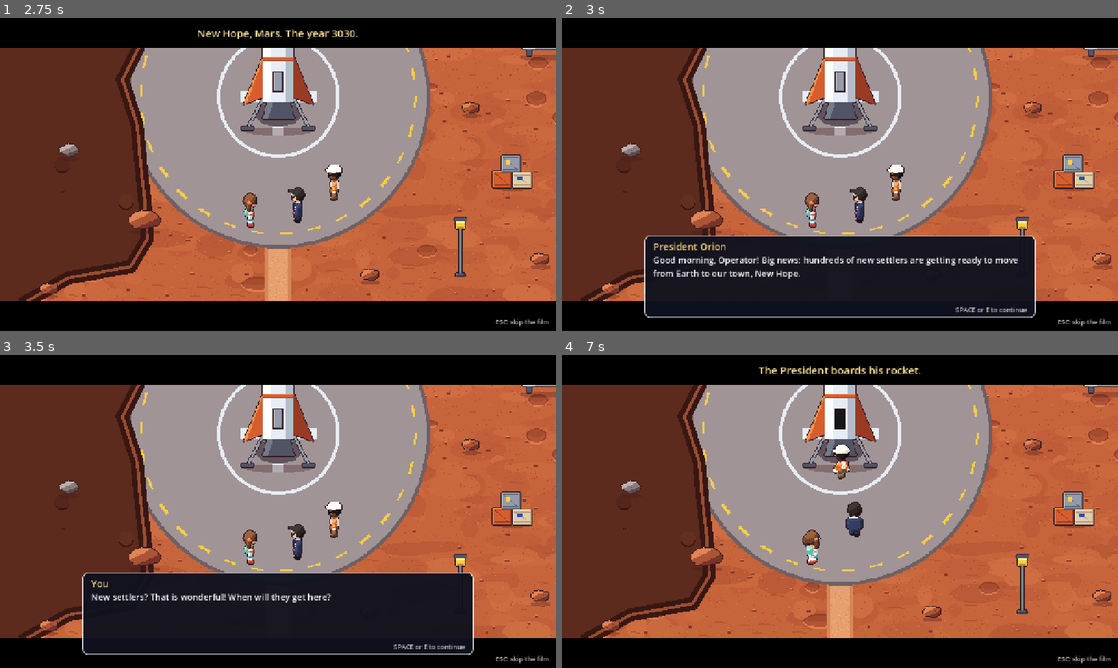
Above: before the commit, frames 1-4 (two rows, left to right).
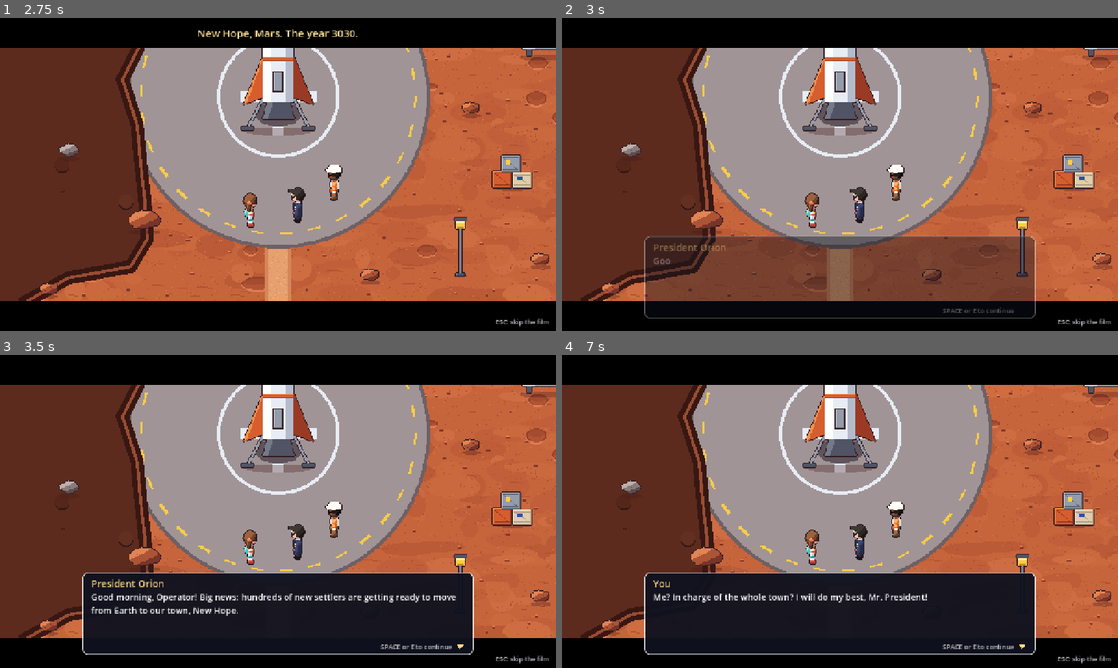
Above: after the commit, the same moments.

Repository: TheReaLegolas/nasa-spaceapps-1
Game: Godot game, scene res://scenes/title.tscn
Same seed, same stepped clock (60 frames per second), same inputs: the game is played once before the commit and once after it.
Inputs (mouse positions are in pixels of both pictures, inside the frame that each line leads up to):
- Up to frame 1 (2.75 s): click "START" at 0.5 s; click "Skip" at 1.25 s; tap Enter at 2 s; move the mouse to (400, 158) at 2.02 s; hold D (move_right) from 2.03 s (still down); hold E (interact) from 2.03 s (still down); click (400, 158) at 2.17 s; tap Space (ui_select) at 2.27 s
- Up to frame 2 (3 s): tap Space (ui_select) at 2.75 s; move the mouse to (728, 190) at 2.77 s; release D (move_right) at 2.78 s; release E (interact) at 2.78 s; hold S (move_down) from 2.78 s (still down); tap E (interact) at 2.85 s; click (728, 190) at 2.92 s
- Up to frame 3 (3.5 s): keep holding S (move_down); tap Space (ui_select) at 3.02 s
- Up to frame 4 (7 s): tap Enter at 3.5, 5 s; move the mouse to (895, 442) at 3.52 s; release S (move_down) at 3.53 s; hold D (move_right) 3.53-4.28 s; hold E (interact) 3.53-4.28 s; tap N at 3.6, 5.85 s; click (895, 442) at 3.67 s; tap Space (ui_select) at 4.25, 4.52, 5.27, 5.75, 6.02 s; move the mouse to (812, 574) at 4.27 s; hold W (move_up) 4.28-5.03 s; tap E (interact) at 4.35, 6.05 s; click (812, 574) at 4.42 s; move the mouse to (1006, 558) at 5.02 s; hold E (interact) 5.03-5.78 s; hold A (move_left) 5.03-6.53 s; click (1006, 558) at 5.17 s; move the mouse to (673, 464) at 5.77 s; click (673, 464) at 5.92 s; move the mouse to (867, 511) at 6.52 s; hold S (move_down) from 6.53 s (still down); hold E (interact) from 6.53 s (still down); click (867, 511) at 6.67 s

Frame 1 is identical in both runs. In frame 2, 15% of the frame differs, in the area x 14-86%, y 69-96%; in frame 3, 1.5%; in frame 4, 20%, in the area x 14-86%, y 3-96%.

Commit message:
Type dialog and tour text letter by letter
Dialog and tour text now appear at about 45 letters per second with short
pauses after sentences and commas, and a soft blip every few letters. The
first press finishes the line, the next press moves on. A bobbing marker
shows when a line is complete, and the dialog box fades and slides in when
it opens.

Diff:
--- a/scripts/hud.gd
+++ b/scripts/hud.gd
@@ -7,6 +7,81 @@
 
 const MinimapScript = preload("res://scripts/minimap.gd")
 const GOLD := Color(1.0, 0.85, 0.5)
+const TYPE_SPEED := 45.0
+const DIALOG_POS := Vector2(190, 500)
+
+
+class Typer extends RefCounted:
+	var label: Label
+	var text := ""
+	var shown := 0
+	var wait := 0.0
+	var letters := 0
+
+	func start(p_label: Label, p_text: String) -> void:
+		label = p_label
+		text = p_text
+		label.text = p_text
+		shown = 0
+		wait = 0.0
+		letters = 0
+		label.visible_characters = 0
+
+	func typing() -> bool:
+		return label != null and shown < text.length()
+
+	func finish() -> void:
+		if label == null:
+			return
+		shown = text.length()
+		label.visible_characters = -1
+
+	func step(delta: float, speed: float) -> bool:
+		if not typing():
+			return false
+		if speed <= 0.0:
+			finish()
+			return false
+		var blip := false
+		wait -= delta
+		while wait <= 0.0 and shown < text.length():
+			var c: String = text[shown]
+			shown += 1
+			wait += 1.0 / speed
+			var next := " "
+			if shown < text.length():
+				next = text[shown]
+			if ".!?".contains(c) and (next == " " or next == "\n"):
+				wait += 0.25
+			elif c == "," and next == " ":
+				wait += 0.1
+			if c != " " and c != "\n":
+				letters += 1
+				if letters % 3 == 1:
+					blip = true
+		if shown >= text.length():
+			label.visible_characters = -1
+		else:
+			label.visible_characters = shown
+		return blip
+
+
+class NextMarker extends Control:
+	var t := 0.0
+
+	func _ready() -> void:
+		mouse_filter = Control.MOUSE_FILTER_IGNORE
+		size = Vector2(18, 16)
+
+	func _process(delta: float) -> void:
+		if visible:
+			t += delta
+			queue_redraw()
+
+	func _draw() -> void:
+		var y: float = 3.0 + sin(t * 6.0) * 3.0
+		var tri := PackedVector2Array([Vector2(1, y), Vector2(17, y), Vector2(9, y + 10)])
+		draw_colored_polygon(tri, Color(1.0, 0.85, 0.5))
 
 
 # ---------------------------------------------------------------- the drawn gauges
@@ -256,6 +331,11 @@
 var dialog: Panel
 var dialog_name: Label
 var dialog_text: Label
+var dialog_marker: NextMarker
+var dialog_typer := Typer.new()
+var dialog_active := false
+var dialog_tween: Tween
+var tour_typer := Typer.new()
 
 var choice_root: Control
 var choice_who: Label
@@ -286,6 +366,7 @@
 
 func _ready() -> void:
 	layer = 10
+	process_mode = Node.PROCESS_MODE_ALWAYS
 
 	storm_overlay = _overlay(Color(0.85, 0.45, 0.2, 0.0))
 	flare_overlay = _overlay(Color(0.7, 0.3, 0.9, 0.0))
@@ -363,13 +444,17 @@
 	add_child(hold_bar)
 
 	# ---- dialog box
-	dialog = _panel(Vector2(190, 500), Vector2(900, 190), Color(0.06, 0.07, 0.12, 0.96), Color(1, 1, 1, 0.8), 2, 12)
+	dialog = _panel(DIALOG_POS, Vector2(900, 190), Color(0.06, 0.07, 0.12, 0.96), Color(1, 1, 1, 0.8), 2, 12)
 	dialog_name = _text(dialog, "", 22, GOLD, Vector2(20, 10), Vector2(860, 30))
 	dialog_text = _text(dialog, "", 20, Color(1, 1, 1), Vector2(20, 42), Vector2(860, 116))
 	dialog_text.autowrap_mode = TextServer.AUTOWRAP_WORD_SMART
 	dialog_text.vertical_alignment = VERTICAL_ALIGNMENT_TOP
-	var hint := _text(dialog, "SPACE or E to continue", 15, Color(0.75, 0.75, 0.75), Vector2(20, 160), Vector2(860, 22))
+	var hint := _text(dialog, "SPACE or E to continue", 15, Color(0.75, 0.75, 0.75), Vector2(20, 160), Vector2(830, 22))
 	hint.horizontal_alignment = HORIZONTAL_ALIGNMENT_RIGHT
+	dialog_marker = NextMarker.new()
+	dialog_marker.position = Vector2(860, 163)
+	dialog_marker.visible = false
+	dialog.add_child(dialog_marker)
 	dialog.visible = false
 
 	_build_tour()
@@ -473,6 +558,11 @@
 
 
 func _process(delta: float) -> void:
+	if dialog_typer.step(delta, TYPE_SPEED) and dialog_active:
+		Sfx.play("blip", randf_range(0.95, 1.08))
+	dialog_marker.visible = dialog_active and not dialog_typer.typing()
+	if tour_typer.step(delta, TYPE_SPEED) and tour_root.visible:
+		Sfx.play("blip", randf_range(0.95, 1.08))
 	if banner_left > 0.0:
 		banner_left -= delta
 		if banner_left <= 0.0:
@@ -619,15 +709,51 @@
 	banner_left = seconds
 
 
+func _kill(tw: Tween) -> void:
+	if tw != null and tw.is_valid():
+		tw.kill()
+
+
 func show_dialog(speaker: String, text: String) -> void:
 	dialog_name.text = speaker
-	Sfx.play("blip")
-	dialog_text.text = text
+	dialog_typer.start(dialog_text, text)
+	if dialog_active:
+		return
+	dialog_active = true
+	_kill(dialog_tween)
 	dialog.visible = true
+	dialog.modulate.a = 0.0
+	dialog.position = DIALOG_POS + Vector2(0, 12)
+	dialog_tween = create_tween().set_parallel(true)
+	dialog_tween.tween_property(dialog, "modulate:a", 1.0, 0.15)
+	dialog_tween.tween_property(dialog, "position", DIALOG_POS, 0.15).set_trans(Tween.TRANS_CUBIC).set_ease(Tween.EASE_OUT)
 
 
 func hide_dialog() -> void:
-	dialog.visible = false
+	dialog_typer.finish()
+	if not dialog_active:
+		return
+	dialog_active = false
+	_kill(dialog_tween)
+	dialog_tween = create_tween()
+	dialog_tween.tween_property(dialog, "modulate:a", 0.0, 0.1)
+	dialog_tween.tween_callback(dialog.hide)
+
+
+func is_typing() -> bool:
+	return dialog_active and dialog_typer.typing()
+
+
+func finish_typing() -> void:
+	dialog_typer.finish()
+
+
+func tour_typing() -> bool:
+	return tour_root.visible and tour_typer.typing()
+
+
+func finish_tour_typing() -> void:
+	tour_typer.finish()
 
 
 func set_weather(storm: float, flare: float) -> void:
@@ -712,7 +838,7 @@
 func show_tour(title: String, text: String, step: int, total: int) -> void:
 	tour_title.text = title
 	Sfx.play("ui_click")
-	tour_text.text = text
+	tour_typer.start(tour_text, text)
 	tour_step.text = "%d / %d" % [step, total]
 	tour_root.visible = true
 	tour_arrow.show_arrow = false
@@ -724,6 +850,7 @@
 
 
 func hide_tour() -> void:
+	tour_typer.finish()
 	tour_root.visible = false
 
 
--- a/scripts/main.gd
+++ b/scripts/main.gd
@@ -2216,13 +2216,15 @@
 		if event is InputEventKey and event.pressed and not event.echo and event.keycode == KEY_ESCAPE:
 			film.skip()
 		elif event.is_action_pressed("interact") and dialog_open:
-			_next_dialog()
+			_advance_dialog()
 		return
 	if touring:
 		if event is InputEventKey and event.pressed and not event.echo and event.keycode == KEY_ESCAPE:
 			_end_tour()
 		elif event.is_action_pressed("interact"):
-			if tour_t < 1.0:
+			if hud.tour_typing():
+				hud.finish_tour_typing()
+			elif tour_t < 1.0:
 				tour_t = 1.0
 			else:
 				_tour_next()
@@ -2241,10 +2243,10 @@
 		return
 	if cinematic:
 		if dialog_open:
-			_next_dialog()
+			_advance_dialog()
 		return
 	if dialog_open:
-		_next_dialog()
+		_advance_dialog()
 		return
 	if driving != null:
 		_exit_rover()
@@ -2532,6 +2534,13 @@
 	dialog_queue.append([speaker, text])
 	if not dialog_open:
 		_next_dialog()
+
+
+func _advance_dialog() -> void:
+	if hud.is_typing():
+		hud.finish_typing()
+		return
+	_next_dialog()
 
 
 func _next_dialog() -> void:
